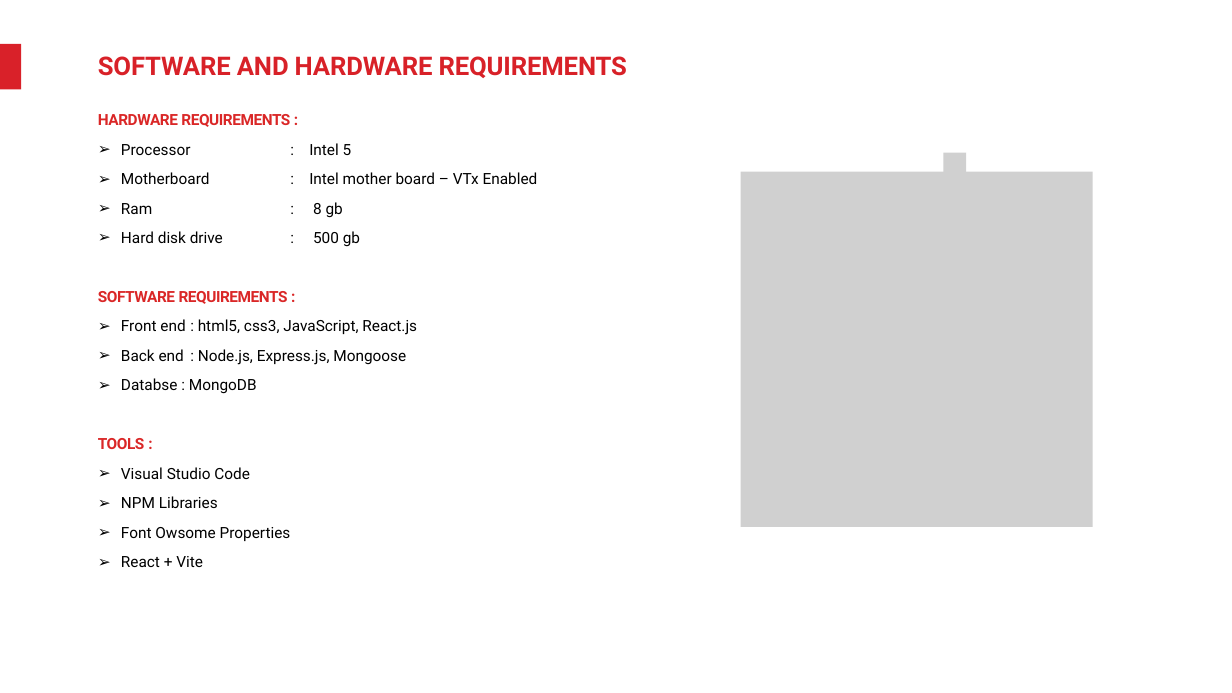
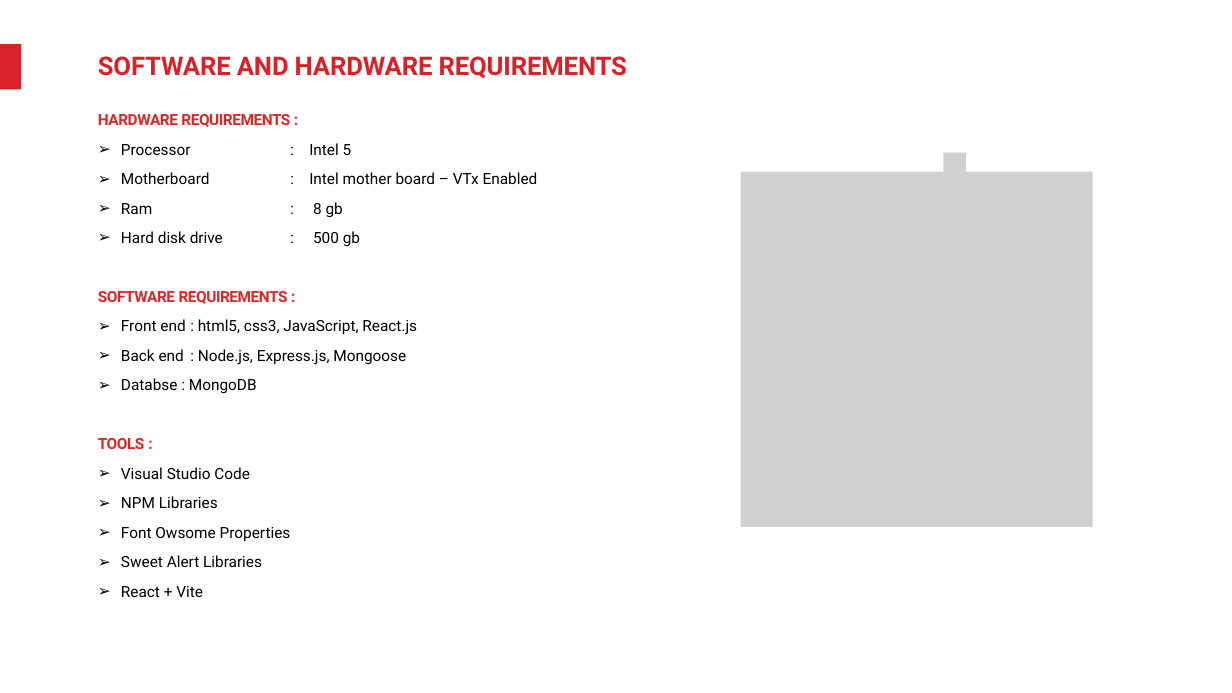
Before and after one commit to yogeshbadgujar524-max/Movie-Ticket-Booking-System-Project, a slide deck: slide 4 of Documentation and PPT/Movie-booking (1).pptx. Drawn at 1232x693 pixels with LibreOffice and Linux fonts; fonts in the diff are those of the drawing; grey boxes stand for pictures; background and template pictures are left out. Boxes give left, top, right and bottom in pixels: in the first picture for what was removed or moved away, otherwise in the second. Text is boxed around its words. In the diff, an @@ line names an element or a change of style, - is before the commit and + after.

```diff
--- a/Documentation and PPT/Movie-booking (1).pptx
+++ b/Documentation and PPT/Movie-booking (1).pptx
@@ text at [121, 555, 262, 567]: paragraph added @@
+➢ Sweet Alert Libraries
```
Also in this commit, not shown: 3 other slides changed, 6 other files.
